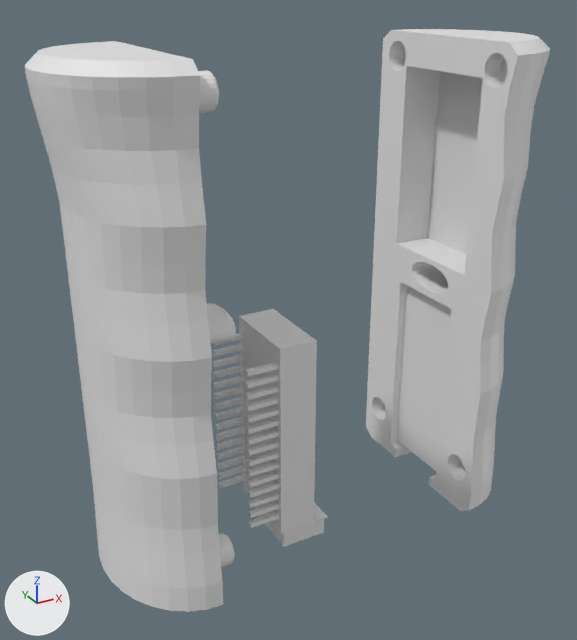
The Blender file 3DPrint/Controller.blend, before and after one commit.
Both versions are drawn from a 50 mm lens placed at (-70.2, -128.7, 111.7), pointed at (1.2, 1.2, 46.8). The lights are fixed; the arrows at lower left show +X, +Y and +Z.
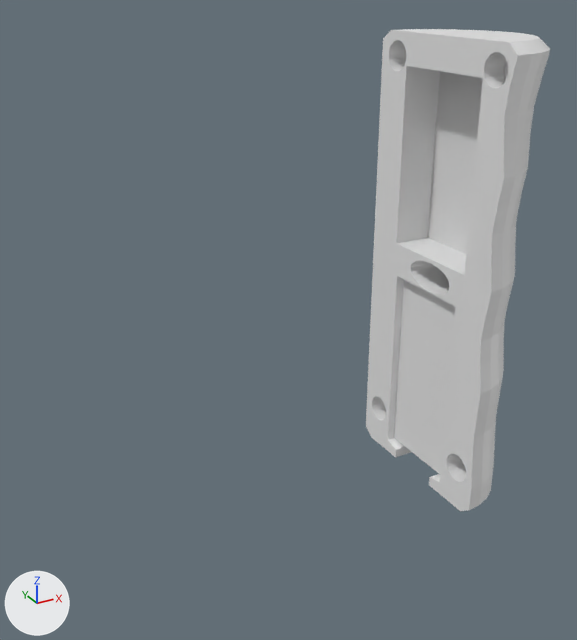
The newer file is also turned or shifted as a whole; pictures and numbers use the older file's frame.

Scene script edits in JSON lines:
```json
{"op": "remove", "block": "ob_arduino", "code": ["ob_arduino = bpy.data.objects.new('Arduino', me_plane)", "ob_arduino.location = (-6.0, -8.7, 3.1)", "ob_arduino.rotation_euler = (1.571, 0.0, 1.571)  # degrees (90, 0, 90)"]}
{"op": "remove", "block": "ob_cylinder_002", "code": ["ob_cylinder_002 = bpy.data.objects.new('Cylinder.002', me_cylinder_002)", "ob_cylinder_002.location = (-24.7, 0.0, 0.0)"]}
```

Where the change shows, as pixel boxes (x1, y1, x2, y2) in the pictures (577 x 640 px):
```json
{"object": "Cylinder.002", "change": "deleted", "before": [24, 41, 236, 612]}
{"object": "Arduino", "change": "deleted", "before": [212, 309, 328, 547]}
```
